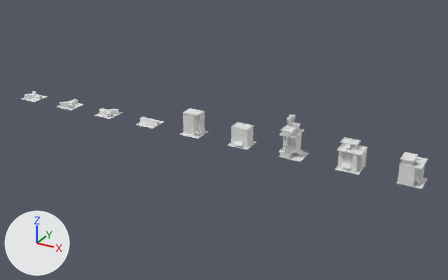
What one commit did to the Blender file infrastructure/airports/large_airport.blend.
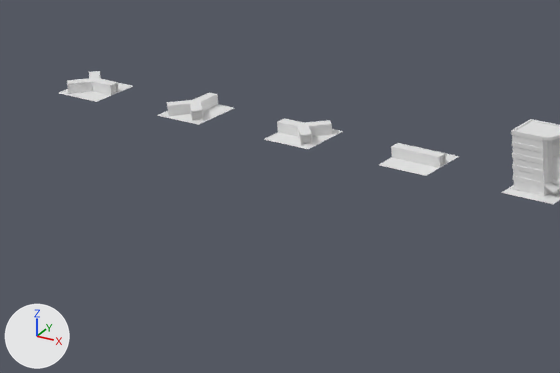
Each version is shown whole from a 50 mm lens placed at (8.0, -45.2, 22.6), pointed at (-17.1, 0.5, -0.3), then close up on the part from 0% to 45% of the width and 23% to 71% of the height. The lights are fixed; the arrows at lower left show +X, +Y and +Z.
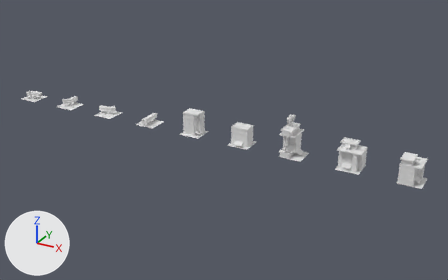
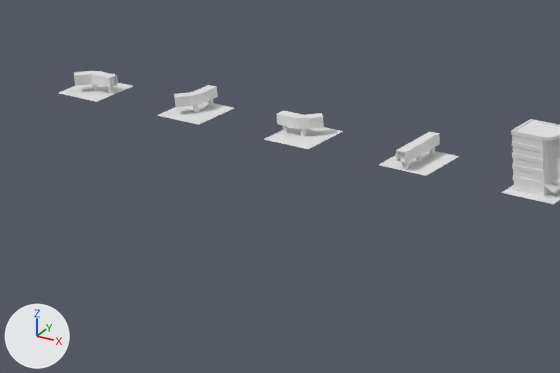
Changed parts and their boxes [x1, y1, x2, y2] in the close-ups (560 x 373 px):
'Cube.013', reshaped, moved (12% narrower, 31% shorter)
    before: [277, 118, 332, 146]
    after: [276, 110, 324, 129]
'Cube', moved, turned
    before: [391, 143, 446, 168]
    after: [396, 132, 440, 163]
'Cube.024', reshaped, moved (15% narrower, 28% shorter)
    before: [67, 71, 119, 95]
    after: [74, 71, 118, 88]
'Cube.023', deleted
    before: [167, 93, 218, 121]
'Cube.027', added
    after: [174, 85, 218, 108]
'Cylinder.009', added
    after: [193, 105, 199, 113]
'Cylinder.001', added
    after: [402, 162, 408, 170]
'Cylinder.007', added
    after: [300, 129, 306, 136]
'Cylinder.002', added
    after: [416, 155, 422, 162]
'Cylinder.008', added
    after: [283, 126, 289, 132]
'Cylinder.005', added
    after: [429, 147, 435, 154]
'Cylinder.010', added
    after: [208, 99, 213, 106]
'Cylinder.012', added
    after: [92, 84, 99, 90]
part 1 of me_cube_013, cut back
    before: [67, 71, 332, 146]
    after: [74, 71, 324, 129]

Diff of the bpy script that builds the scene:
```diff
--- a/infrastructure/airports/large_airport.blend.py
+++ b/infrastructure/airports/large_airport.blend.py
@@ me_cube_013 @@
 # used by ob_cube_024; location = (-40.0, 0.0, 0.0); rotation_euler = (0.0, 0.0, -3.142), in degrees (0, 0, -180)
-me_cube_013.from_pydata(...)  # 42 vertices, 41 faces; spans x -1.0..0.85, y -0.85..0.85, z 0.0..0.4
+me_cube_013.from_pydata(...)  # 30 vertices, 29 faces; spans x -1.0..0.65, y -0.2..0.65, z 0.0..0.4
+# me_cube_013 part 1
+# 12 vertices are removed from x 0.52..0.85, y -0.85..-0.52, z 0.0..0.4
+# 13 faces are deleted
+# 12 vertices in x 0.52..0.85, y 0.52..0.85, z 0.0..0.4 move by (-0.2, -0.2, 0.0)
+# 1 new face joins them, mat_ironore_roofmetalpannel
 me_cube_013.materials.append(mat_ironore_roofmetalpannel)
@@ ob_cube_024 @@
 ob_cube_024 = bpy.data.objects.new('Cube.024', me_cube_013)
-ob_cube_024.location = (-40.0, 0.0, 0.0)
+ob_cube_024.location = (-40.0, 0.0, 0.3)
 ob_cube_024.rotation_euler = (0.0, 0.0, -3.142)  # degrees (0, 0, -180)
@@ ob_cube_023 @@
-ob_cube_023 = bpy.data.objects.new('Cube.023', me_cube_013)
@@ ob_cube_013 @@
 ob_cube_013 = bpy.data.objects.new('Cube.013', me_cube_013)
-ob_cube_013.location = (-30.0, 0.0, 0.0)
+ob_cube_013.location = (-30.0, 0.0, 0.3)
@@ ob_cube @@
 ob_cube = bpy.data.objects.new('Cube', me_cube_012)
-ob_cube.location = (-25.0, 0.0, 0.0)
+ob_cube.location = (-25.0, 0.0, 0.3)
+ob_cube.rotation_euler = (0.0, 0.0, -1.571)  # degrees (0, 0, -90)
@@ ob_cylinder_001 @@
+ob_cylinder_001 = bpy.data.objects.new('Cylinder.001', me_cylinder)  # 32 vertices, 16 faces; spans x -1.0..1.0, y -1.0..1.0, z 0.0..3.0
+ob_cylinder_001.location = (-25.0, -0.8, 0.0)
+ob_cylinder_001.scale = (0.1, 0.1, 0.1)
@@ ob_cylinder_002 @@
+ob_cylinder_002 = bpy.data.objects.new('Cylinder.002', me_cylinder)  # 32 vertices, 16 faces; spans x -1.0..1.0, y -1.0..1.0, z 0.0..3.0
+ob_cylinder_002.location = (-25.0, 0.0, 0.0)
+ob_cylinder_002.scale = (0.1, 0.1, 0.1)
@@ ob_cylinder_005 @@
+ob_cylinder_005 = bpy.data.objects.new('Cylinder.005', me_cylinder)  # 32 vertices, 16 faces; spans x -1.0..1.0, y -1.0..1.0, z 0.0..3.0
+ob_cylinder_005.location = (-25.0, 0.8, 0.0)
+ob_cylinder_005.scale = (0.1, 0.1, 0.1)
@@ ob_cylinder_007 @@
+ob_cylinder_007 = bpy.data.objects.new('Cylinder.007', me_cylinder)  # 32 vertices, 16 faces; spans x -1.0..1.0, y -1.0..1.0, z 0.0..3.0
+ob_cylinder_007.location = (-30.0, 0.0, 0.0)
+ob_cylinder_007.scale = (0.1, 0.1, 0.1)
@@ ob_cylinder_008 @@
+ob_cylinder_008 = bpy.data.objects.new('Cylinder.008', me_cylinder)  # 32 vertices, 16 faces; spans x -1.0..1.0, y -1.0..1.0, z 0.0..3.0
+ob_cylinder_008.location = (-30.8, 0.0, 0.0)
+ob_cylinder_008.scale = (0.1, 0.1, 0.1)
@@ ob_cube_027 @@
+ob_cube_027 = bpy.data.objects.new('Cube.027', me_cube_000)  # 30 vertices, 29 faces; spans x -1.0..0.65, y -0.65..0.2, z 0.0..0.4
+ob_cube_027.location = (-35.0, 0.0, 0.3)
+ob_cube_027.rotation_euler = (0.0, 0.0, -1.571)  # degrees (0, 0, -90)
@@ ob_cylinder_009 @@
+ob_cylinder_009 = bpy.data.objects.new('Cylinder.009', me_cylinder)  # 32 vertices, 16 faces; spans x -1.0..1.0, y -1.0..1.0, z 0.0..3.0
+ob_cylinder_009.location = (-35.0, 0.0, 0.0)
+ob_cylinder_009.scale = (0.1, 0.1, 0.1)
@@ ob_cylinder_010 @@
+ob_cylinder_010 = bpy.data.objects.new('Cylinder.010', me_cylinder)  # 32 vertices, 16 faces; spans x -1.0..1.0, y -1.0..1.0, z 0.0..3.0
+ob_cylinder_010.location = (-35.0, 0.8, 0.0)
+ob_cylinder_010.scale = (0.1, 0.1, 0.1)
@@ ob_cylinder_012 @@
+ob_cylinder_012 = bpy.data.objects.new('Cylinder.012', me_cylinder)  # 32 vertices, 16 faces; spans x -1.0..1.0, y -1.0..1.0, z 0.0..3.0
+ob_cylinder_012.location = (-40.0, 0.0, 0.0)
+ob_cylinder_012.scale = (0.1, 0.1, 0.1)
```
